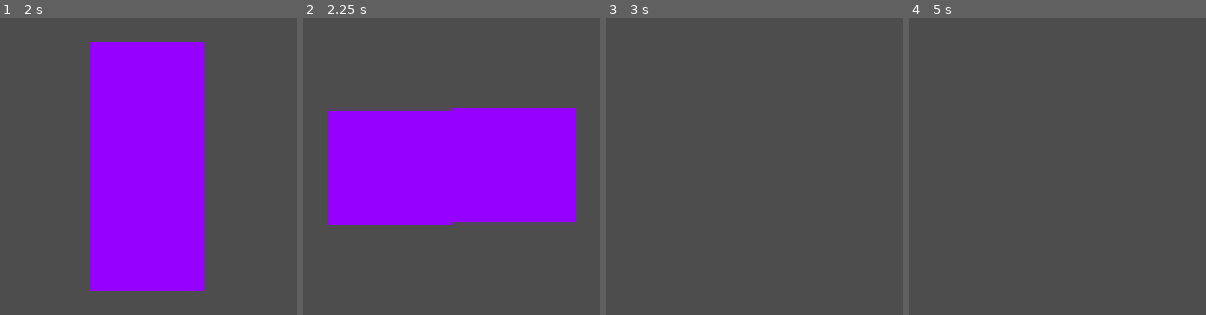
Above: before the commit, frames 1-4 (left to right).
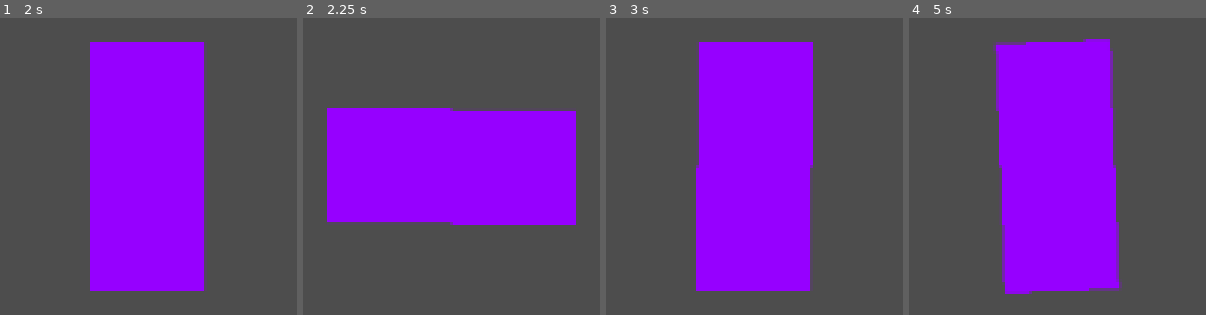
Above: after the commit, the same moments.

Repository: JoshuaKabo/Bothell-Jammin-PSW
Game: Godot game, scene res://GameAssets/main_scene.tscn
The game is run twice, just before and just after one commit, with the same random seed, the same clock (stepped at 60 frames per second) and the same inputs. The project has no main scene, so this scene is started directly.
Inputs:
- Up to frame 1 (2 s): hold D (steer_right) 0.53-1.28 s; hold Down (brake) from 1.28 s (still down)
- Up to frame 2 (2.25 s): release Down (brake) at 2.03 s; hold D (steer_right) from 2.03 s (still down)
- Up to frame 3 (3 s): release D (steer_right) at 2.78 s; hold Up (accelerate) from 2.78 s (still down)
- Up to frame 4 (5 s): release Up (accelerate) at 3.53 s; hold Left (steer_left) from 3.53 s (still down)

Frame 1 is identical in both runs. In frame 2, 1.7% of the frame differs, in the area x 8-92%, y 30-70%; in frame 3, 32%; in frame 4, 33%, in the area x 28-72%, y 7-93%.

Commit message:
diriving fully implemented, untested

Diff:
--- a/GameAssets/Player/player_car.gd
+++ b/GameAssets/Player/player_car.gd
@@ -14,15 +14,24 @@
 # for surface friction, like driving on sand
 var friction = -0.9
 # drag will be based on square of velocity, so it will be more noticeable at higher speeds, small value
-var drag = -0.001
+var drag = -0.0015
 
-var steer_direction
+var steer_angle
 
 var acceleration = Vector2.ZERO
 # braking - decceleration
 var braking = -450
 # how fast you can reverse
 var max_speed_reverse = 250
+
+# REGION drift / slide
+# speed where we start to drift, traction loss
+var slip_speed = 400
+# high speed traction
+var traction_fast = 0.1
+# low speed traction
+var traction_slow = 0.7
+# END REGION
 
 
 func _physics_process(delta):
@@ -42,25 +51,22 @@
 
 	# friction is negative, force in the opposite direction of velocity
 	var friction_force = velocity * friction
-	# get proportional to the velocity squared
-	var drag_force = velocity * velocity.length_squared() * drag
+	var drag_force = velocity * velocity.length() * drag
+	# if we are going slow, increase the friction, no creep forward
+	if(velocity.length() < 100):
+		friction_force *= 3
 	# apply the forces
 	acceleration += drag_force + friction_force
 
-	# apply friction to velocity
-	velocity *= friction
-	# apply drag to velocity
-	velocity -= velocity * velocity.length_squared() * drag
-
 func get_input():
 	# turn is zero with no directional input
-	var turn = 0
+	var turn_dir = 0
 	if Input.is_action_pressed("steer_right"):
-		turn += 1
+		turn_dir += 1
 	if Input.is_action_pressed("steer_left"):
-		turn -= 1
+		turn_dir -= 1
 	# apply the steer direction
-	steer_direction = turn * deg_to_rad(steering_angle_max)
+	steer_angle = turn_dir * deg_to_rad(steering_angle_max)
 
 	if Input.is_action_pressed("accelerate"):
 		acceleration = transform.x * engine_power
@@ -75,16 +81,19 @@
 
 	# apply velocity to the rear wheel, and apply the rotated velocity to the front wheel
 	rear_wheel += velocity * delta
-	front_wheel += velocity.rotated(steer_direction) * delta
+	front_wheel += velocity.rotated(steer_angle) * delta
 
 	# apply new facing direction using vector subtraction of the wheels, then get the angle
 	var new_heading = (front_wheel - rear_wheel).normalized()
+	var traction = traction_slow
+	if velocity.length() > slip_speed:
+		traction = traction_fast
 	# handle braking becomes reversing
 	var d = new_heading.dot(velocity.normalized())
 	if d > 0:
 		# forward
-		velocity = new_heading * velocity.length()
+		velocity = velocity.lerp(new_heading * velocity.length(), traction)
 	if d < 0:
 		# reverse
-		velocity = -new_heading
+		velocity = -new_heading * min(velocity.length(), max_speed_reverse)
 	rotation = new_heading.angle()
